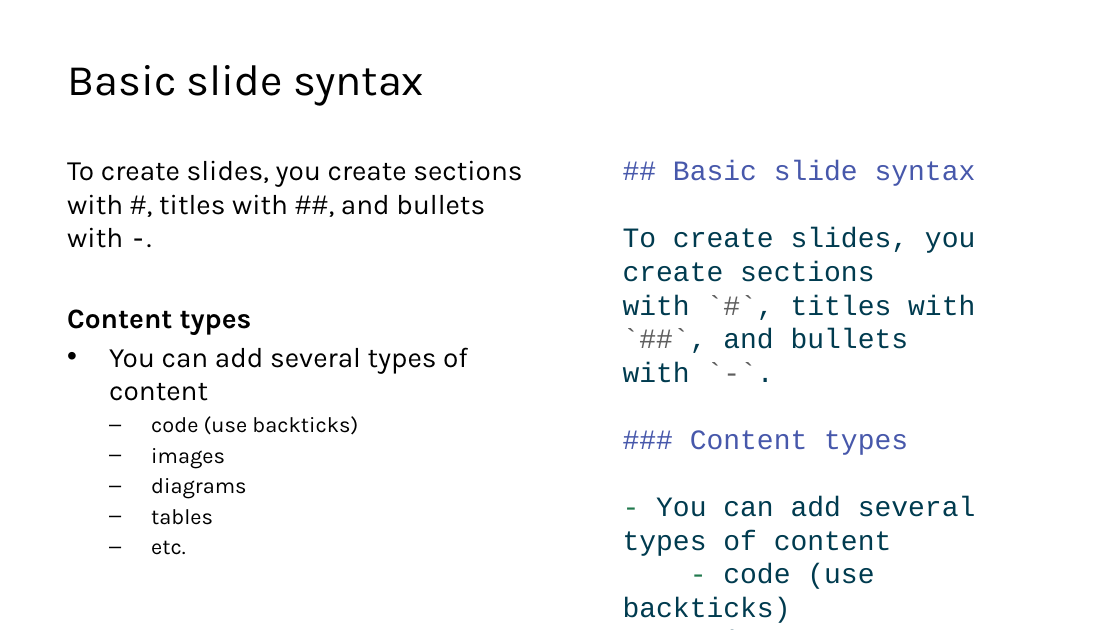
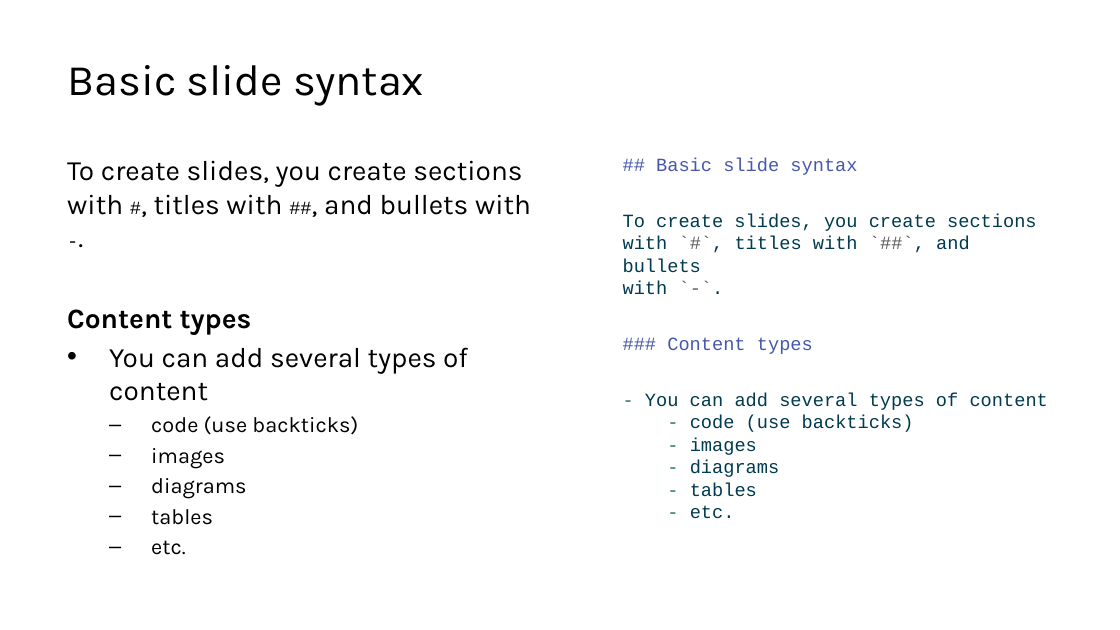
Before and after one commit to lucas-a-meyer/using-quarto, a slide deck: slide 17 of docs/presentation-orig.pptx. Drawn at 1120x630 pixels with LibreOffice and Linux fonts; fonts in the diff are those of the drawing. Boxes give left, top, right and bottom in pixels: in the first picture for what was removed or moved away, otherwise in the second. Text is boxed around its words. In the diff, an @@ line names an element or a change of style, - is before the commit and + after.

```diff
--- a/docs/presentation-orig.pptx
+++ b/docs/presentation-orig.pptx
@@ text "## Basic slide syntax To ..." at (x1=623, y1=158, x2=1048, y2=519): size 18 to 12 pt; less space between paragraphs @@
@@ text at (x1=67, y1=160, x2=531, y2=215): size 18 to 12 pt in "#, ##, -." @@
```
Also in this commit, not shown: 17 other slides changed, 2 other files.
